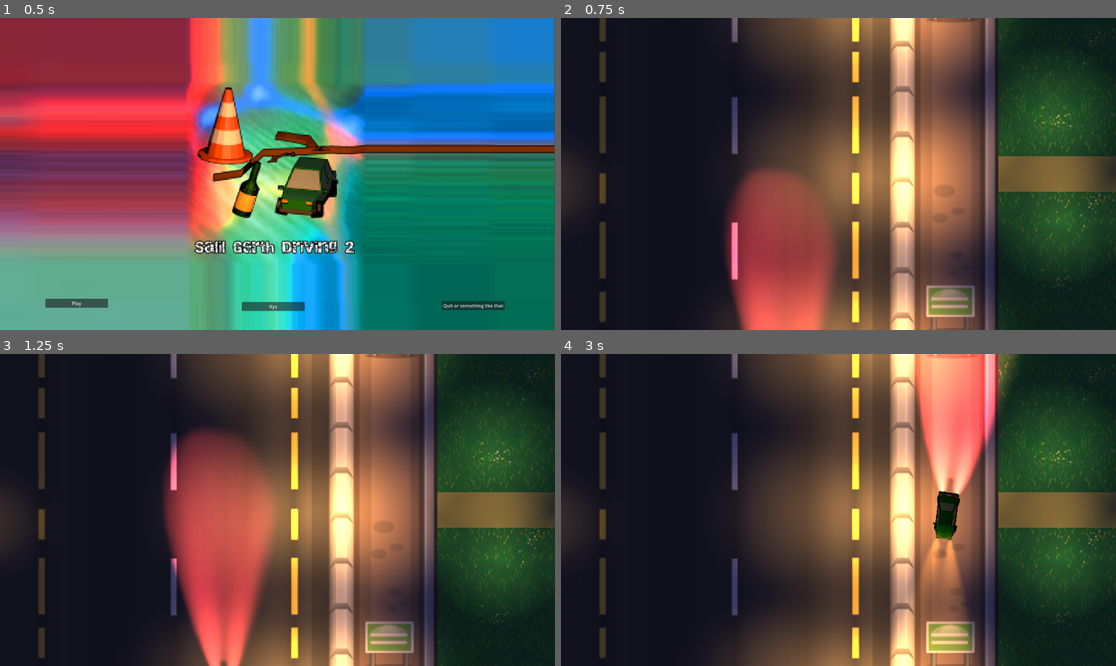
Above: before the commit, frames 1-4 (two rows, left to right).
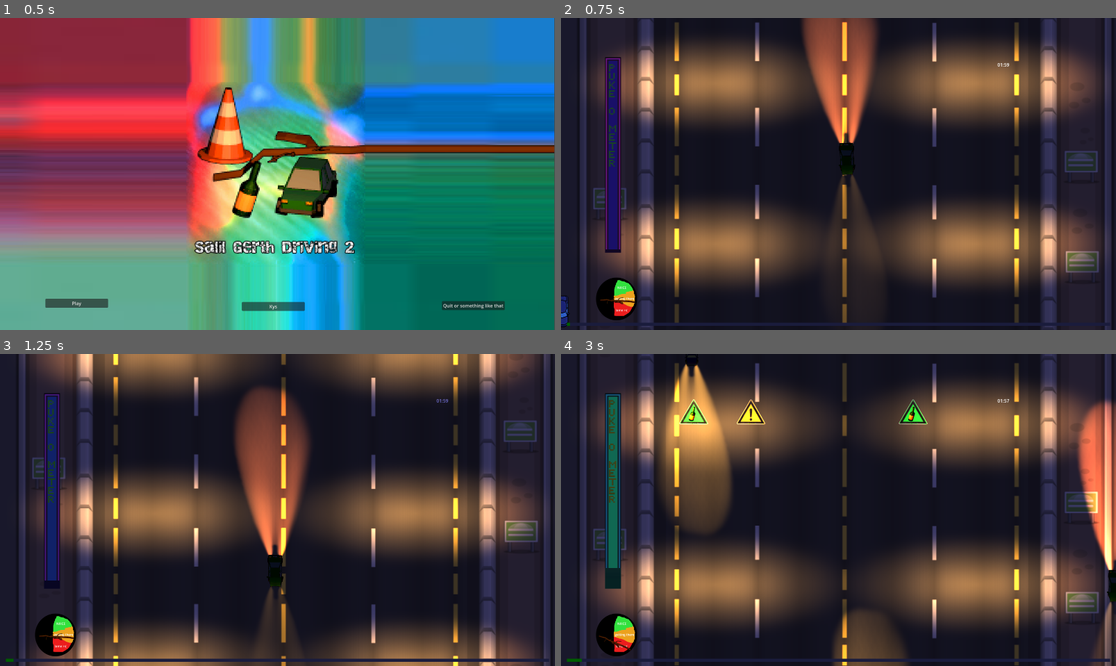
Above: after the commit, the same moments.

Repository: tudorhutu/Salil-Gerth-Driving-2
Game: Godot game, scene res://Scenes/main_menu.tscn
Same seed, same stepped clock (60 frames per second), same inputs: the game is played once before the commit and once after it.
Inputs:
- Up to frame 1 (0.5 s): no input
- Up to frame 2 (0.75 s): click "Play" at 0.5 s
- Up to frame 3 (1.25 s): no input
- Up to frame 4 (3 s): tap Enter at 1.25 s; hold Right (ui_right) 1.28-2.03 s; hold Left (ui_left) 2.03-2.78 s; hold Right (ui_right) from 2.78 s (still down)

Frame 1 is identical in both runs. In frame 2, 76% of the frame differs, in the area x 0-100%, y 0-100%; in frame 3, 76%; in frame 4, 78%.

Commit message:
Update main_menu.gd

Diff:
--- a/Scripts/main_menu.gd
+++ b/Scripts/main_menu.gd
@@ -12,8 +12,7 @@
 
 
 func _on_play_pressed() -> void:
-	#get_tree().change_scene_to_file("res://Scenes/main_scene.tscn")
-	get_tree().change_scene_to_file("res://Scenes/Cutscenes/Outro.tscn")
+	get_tree().change_scene_to_file("res://Scenes/main_scene.tscn")
 
 func _on_kys_button_down() -> void:
 	get_tree().change_scene_to_file("res://Scenes/FUNNYY.tscn")
